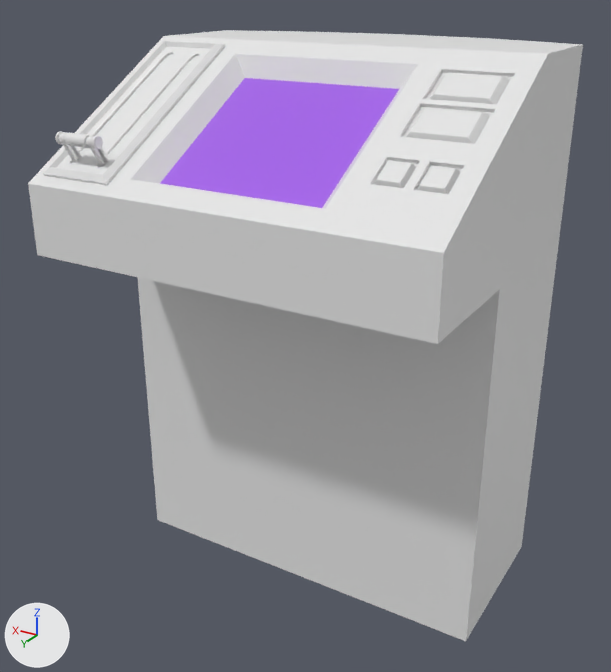
Before and after pictures for a commit that changed the FBX model Assets/Art/Meshes/TP_Console_Full.fbx.
The view is the same before and after, from a 50 mm camera at (-0.771, 0.663, 1.183) aimed at (0.018, -0.651, 0.526). Arrows for +X, +Y and +Z are at lower left; the lights stay in place. Where no turn or scale is listed for an object, it has been applied to the vertices.

The first picture shows 'Cylinder.001', 'TP_Console_BButton1', 'TP_Console_BButton2', 'TP_Console_Base'.
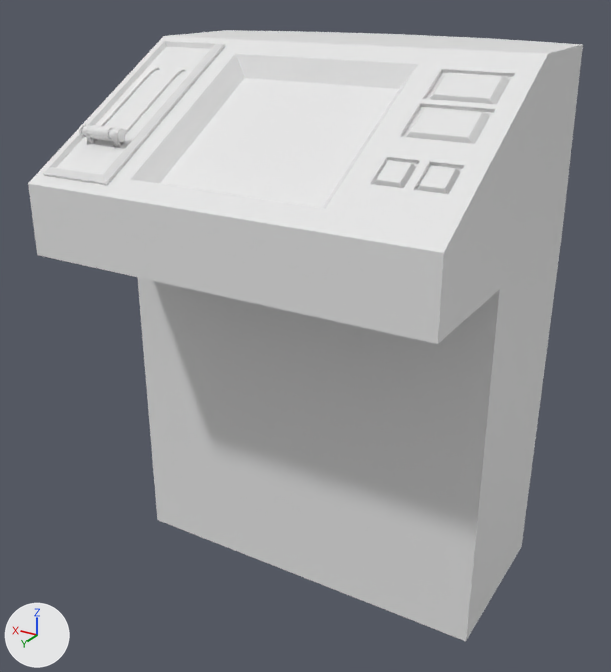
Where the newer file only moved an object's origin or applied its transform, the numbers keep the older frame.

Changed parts and their boxes [x1, y1, x2, y2] in the pictures (611 x 672 px; the box of a moved part takes in the faces that stretch with it):
'TP_Console_Base', reshaped, recoloured (purple to white)
    both: [28, 30, 583, 641]
'Cylinder.001', reshaped, moved, turned, rescaled
    before: [55, 131, 109, 166]
    after: [79, 124, 125, 147]
part 1 of me_mesh_006, moved or reshaped
    before: [57, 154, 115, 175]
    after: [57, 140, 124, 175]
part 2 of me_mesh_006, moved or reshaped
    before: [72, 46, 211, 164]
    after: [72, 46, 211, 160]
part 3 of me_mesh_006, moved or reshaped
    both: [466, 45, 583, 641]
part 4 of me_mesh_006, recoloured (purple to white)
    both: [160, 78, 399, 208]

What changed in the scene script:
```text
Change me_cylinder:
    where me_cylinder.from_pydata(...)  # 432 vertices, 418 faces; spans x -4.49..4.49, y -0.55..5.8, z -1.1..1.1
    used by ob_cylinder_001; location = (0.291, -0.393, 0.884); rotation_euler = (1.047, 0.0, 0.0), in degrees (60, 0, 0); scale = (0.01, 0.01, 0.01)
    me_cylinder part 5: the whole mesh is multiplied about its middle by the matrix ((0.01, 0.0, 0.0), (0.0, 0.0, -0.01), (0.0, 0.007, 0.0)), then moved by (0.0, -2.63, 0.01)
Change me_mesh_006:
    where me_mesh_006.from_pydata(...)  # 172 vertices, 180 faces; spans x -0.383..0.383, y -1.0..-0.331, z 0.0..1.067
    used by ob_tp_console_base; location = (0.0, 0.0, 0.0)
    me_mesh_006 part 1: 20 of the vertices in x 0.25..0.332, y -0.393..-0.377, z 0.877..0.888 are moved by (0.0, -0.043, 0.025)
    me_mesh_006 part 2: 20 of the vertices in x 0.25..0.332, y -0.665..-0.65, z 1.032..1.043 are moved by (0.0, 0.043, -0.025)
    me_mesh_006 part 3
    me_mesh_006.vertices[20].co: (-0.383, -0.924, 0.72) -> (-0.383, -0.941, 0.73)  # pixel (559, 236) -> pixel (562, 229)
    me_mesh_006 part 4: all 2 faces that had it switch from mat_screen (purple #a25ce7) to mat_console (white #e7e7e7)
Change ob_cylinder_001:
    ob_cylinder_001.scale: (0.01, 0.01, 0.01) -> (1.0, 1.0, 1.0)
    ob_cylinder_001.location: (0.291, -0.393, 0.884) -> (0.291, -0.437, 0.909)
    ob_cylinder_001.rotation_euler: (1.047, 0.0, 0.0) -> (-0.524, 0.0, 0.0)  # degrees (60, 0, 0) -> degrees (-30, 0, 0)
```
